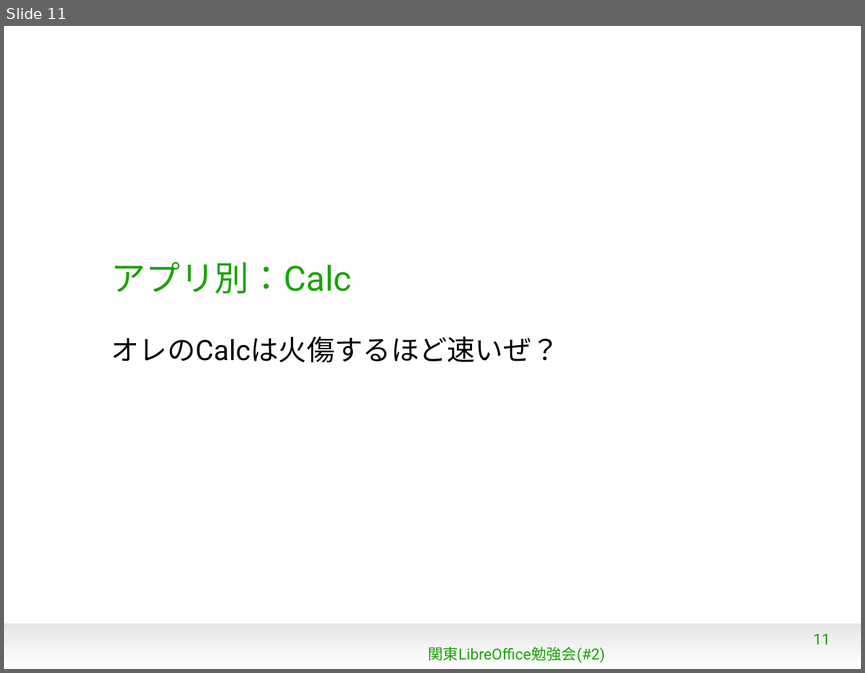
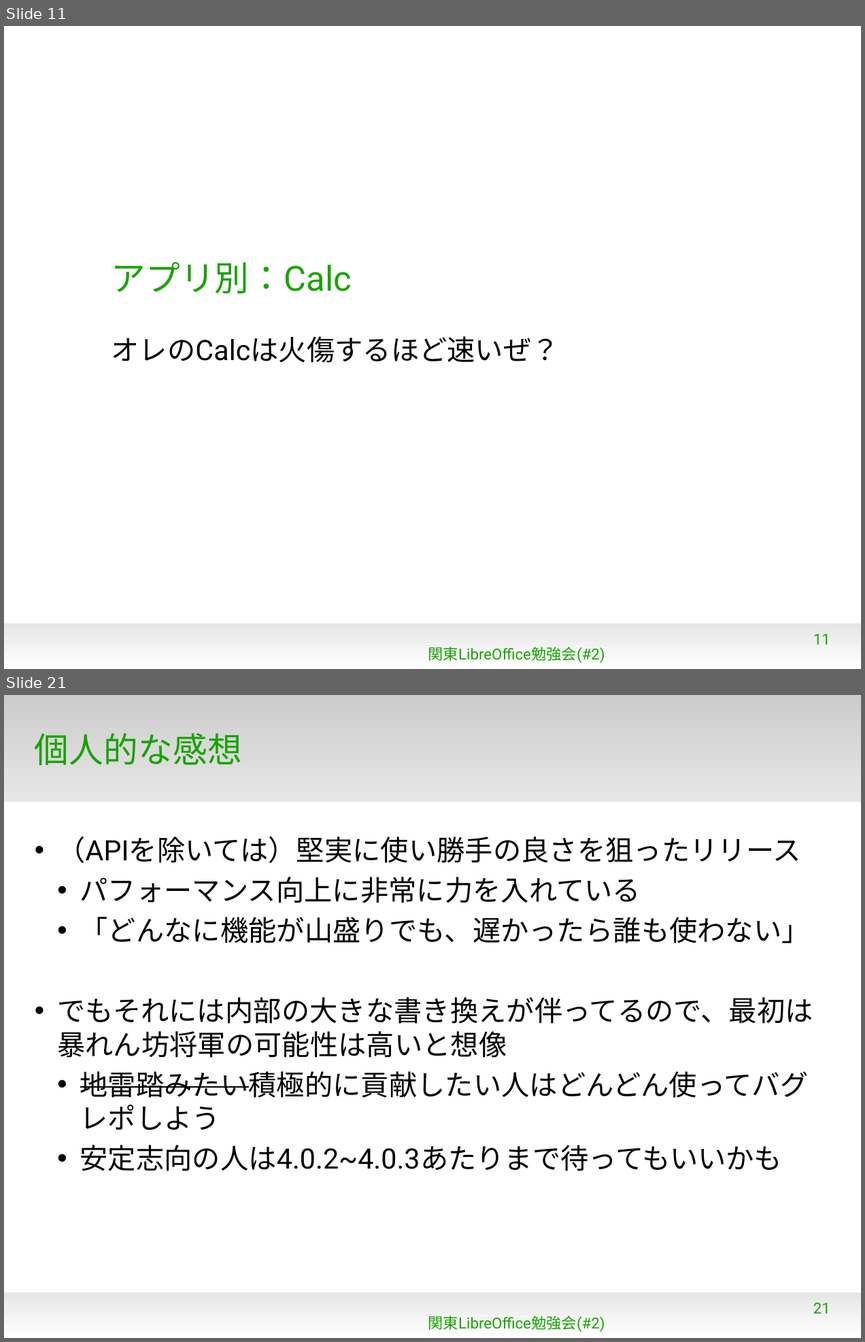
Before and after one commit to naruoga/KantoLibreOffice, a slide deck: Jan2013/WhatsNew4-0.odp. Shown one above the other, each under a label of ours: slide 11 before the commit, slides 11 and 21 after it; the slides between them are not shown. The pictures are 865x673 and 865x1342 pixels, drawn with LibreOffice and Linux fonts; fonts in the diff are those of the drawing; background and template pictures are left out. Boxes give left, top, right and bottom in pixels: in the first picture for what was removed or moved away, otherwise in the second. Text is boxed around its words. In the diff, an @@ line names an element or a change of style, - is before the commit and + after.

```diff
--- a/Jan2013/WhatsNew4-0.odp
+++ b/Jan2013/WhatsNew4-0.odp
@@ slide 21 added at [4, 695, 861, 1338], background #FFFFFF; not listed: 1 template element that a slide beside it also shows @@
@@ rectangle added at [4, 695, 861, 802], fill gradient #CCCCCC to #E6E6E6 @@
@@ title added at [35, 733, 242, 765], 32 pt, text #18A303 @@
+個人的な感想
@@ text added at [57, 836, 813, 1171], 26 pt, text #000000 @@
+• （APIを除いては）堅実に使い勝手の良さを狙ったリリース
+  • パフォーマンス向上に非常に力を入れている
+  • 「どんなに機能が山盛りでも、遅かったら誰も使わない」
+• でもそれには内部の大きな書き換えが伴ってるので、最初は暴れん坊将軍の可能性は高いと想像
+  • 地雷踏みたい積極的に貢献したい人はどんどん使ってバグレポしよう
+  • 安定志向の人は4.0.2~4.0.3あたりまで待ってもいいかも
@@ page number added at [813, 1302, 830, 1313], 14 pt, text #18A303 @@
+21
@@ text added at [428, 1315, 605, 1331], 14 pt, text #18A303 @@
+関東LibreOffice勉強会(#2)
```
Also in this commit, not shown: 2 slides changed, 9 other slides added, 3 slides removed.
